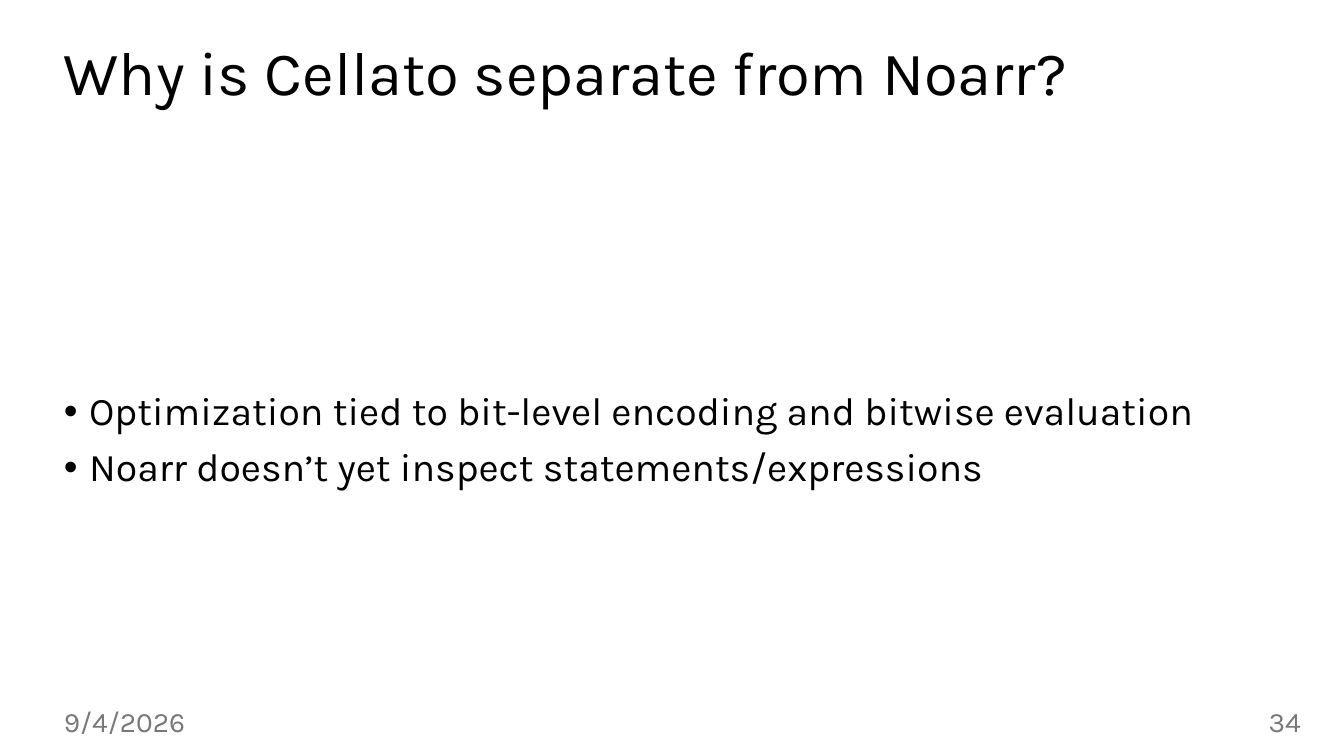
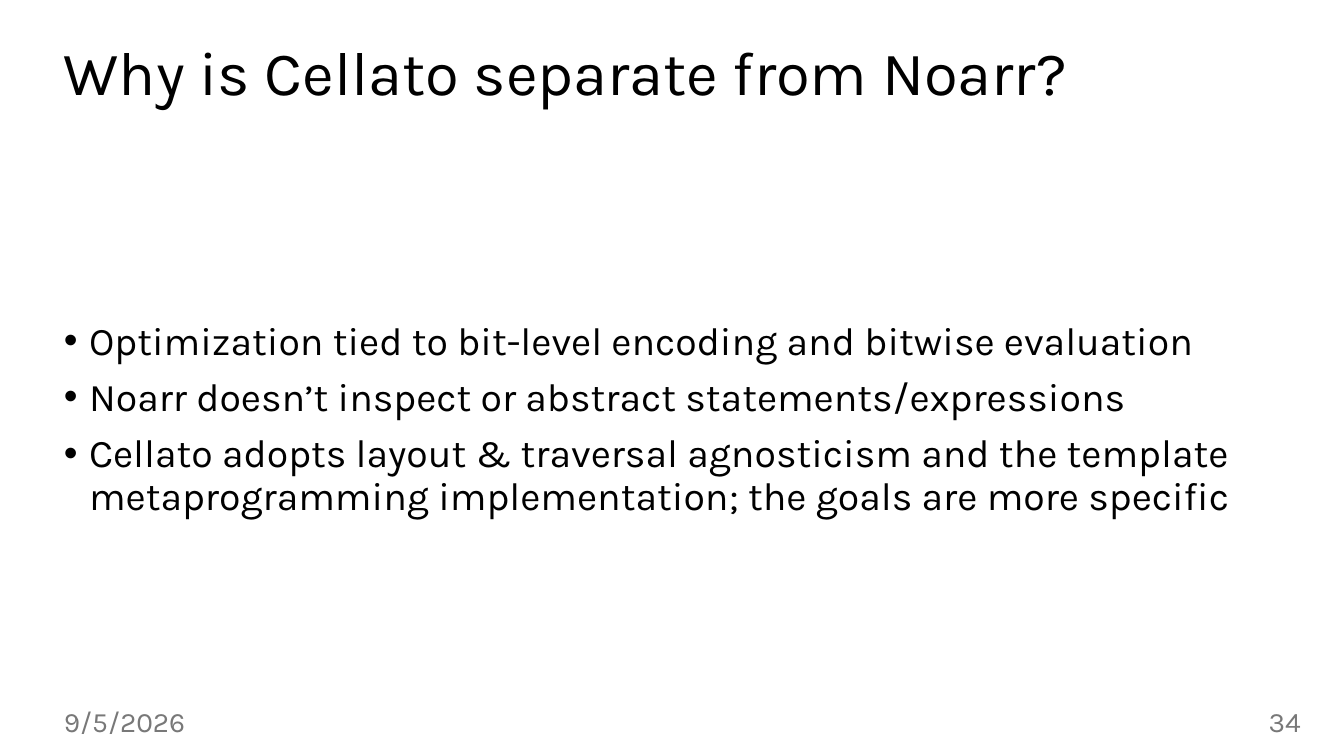
Before and after one commit to jiriklepl/phd-thesis, a slide deck: slide 34 of slides/Optimizing Memory Layouts and Traversal Orders in High-Performance Computing.pptx. Drawn at 1344x756 pixels with LibreOffice and Linux fonts; fonts in the diff are those of the drawing; background and template pictures are left out. Boxes give left, top, right and bottom in pixels: in the first picture for what was removed or moved away, otherwise in the second. Text is boxed around its words. In the diff, an @@ line names an element or a change of style, - is before the commit and + after.

```diff
--- a/slides/Optimizing Memory Layouts and Traversal Orders in High-Performance Computing.pptx
+++ b/slides/Optimizing Memory Layouts and Traversal Orders in High-Performance Computing.pptx
@@ text at [89,382,1229,520]: text changed @@
-• Noarr doesn’t yet inspect statements/expressions
+• Noarr doesn’t inspect or abstract statements/expressions
+• Cellato adopts layout & traversal agnosticism and the template metaprogramming implementation; the goals are more specific
@@ text at [64,711,185,734]: text changed @@
-9/4/2026
+9/5/2026
```
Also in this commit, not shown: 43 other slides changed, 2 slides added.
